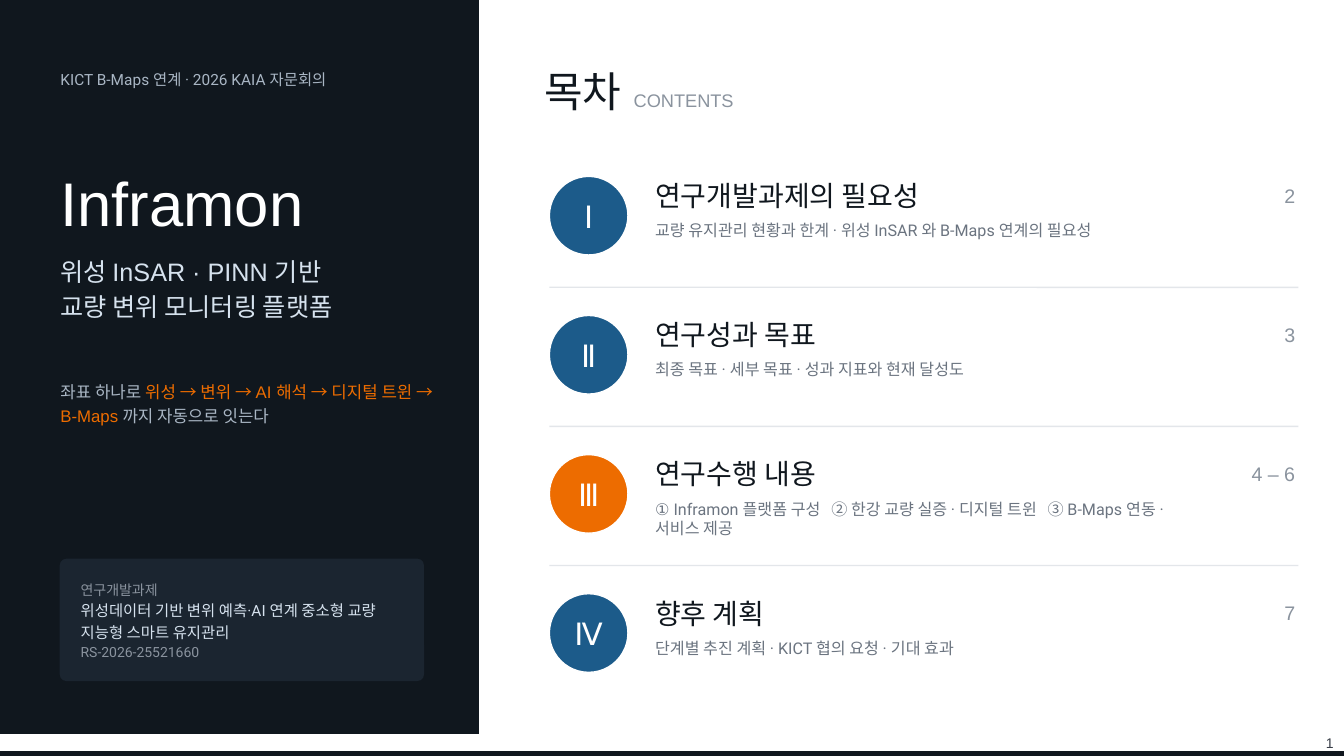
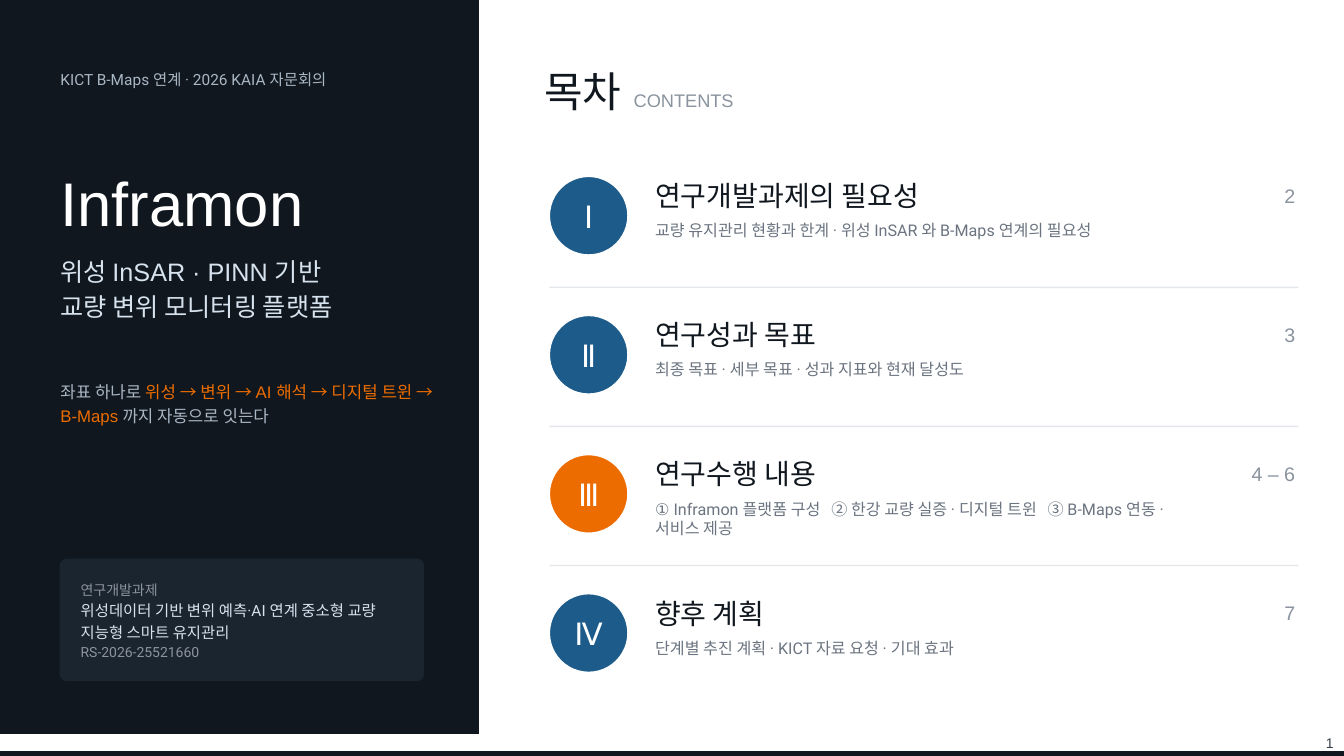
Before and after one commit to tjddnr8334-sudo/inframon, a slide deck: slide 1 of docs/KICT_Bmaps_Inframon_연구개발_7p_1.pptx. Drawn at 1344x756 pixels with LibreOffice and Linux fonts; fonts in the diff are those of the drawing. Boxes give left, top, right and bottom in pixels: in the first picture for what was removed or moved away, otherwise in the second. Text is boxed around its words. In the diff, an @@ line names an element or a change of style, - is before the commit and + after.

```diff
--- a/docs/KICT_Bmaps_Inframon_연구개발_7p_1.pptx
+++ b/docs/KICT_Bmaps_Inframon_연구개발_7p_1.pptx
@@ text at <box>655,640,954,656</box>: text changed @@
-단계별 추진 계획 · KICT 협의 요청 · 기대 효과
+단계별 추진 계획 · KICT 자료 요청 · 기대 효과
```
Also in this commit, not shown: 4 other files.
